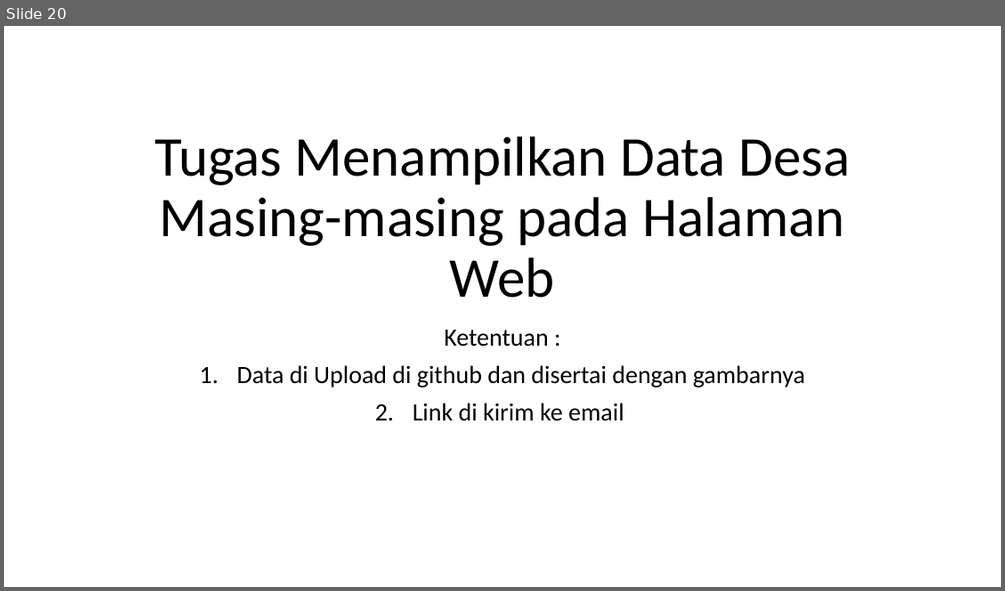
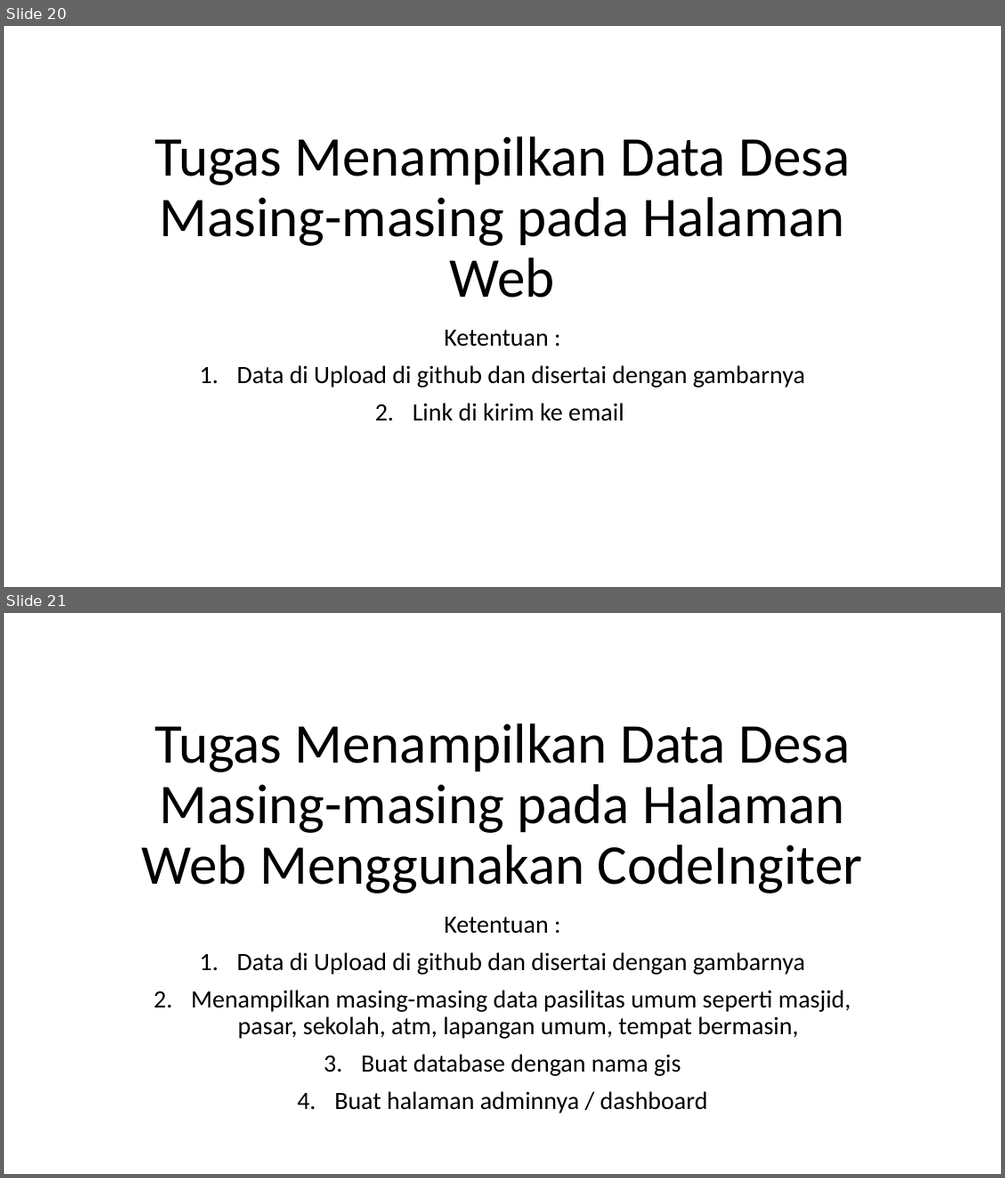
Before and after one commit to jihadul4kbar/Sistem-informasi-geografis, a slide deck: SIG Pertemuan IV.pptx. Shown one above the other, each under a label of ours: slide 20 before the commit, slides 20 and 21 after it. The pictures are 1005x591 and 1005x1178 pixels, drawn with LibreOffice and Linux fonts; fonts in the diff are those of the drawing. Boxes give left, top, right and bottom in pixels: in the first picture for what was removed or moved away, otherwise in the second. Text is boxed around its words. In the diff, an @@ line names an element or a change of style, - is before the commit and + after.

Commit message:
penambahan slide

```diff
--- a/SIG Pertemuan IV.pptx
+++ b/SIG Pertemuan IV.pptx
@@ slide 21 added at (4,613,1001,1174), background #FFFFFF @@
@@ title added at (142,723,863,893), 54 pt, text #000000 @@
+Tugas Menampilkan Data Desa Masing-masing pada Halaman Web Menggunakan CodeIngiter
@@ subtitle added at (191,916,851,1113), 24 pt, text #000000 @@
+Ketentuan :
+1. Data di Upload di github dan disertai dengan gambarnya
+2. Menampilkan masing-masing data pasilitas umum seperti masjid, pasar, sekolah, atm, lapangan umum, tempat bermasin,
+3. Buat database dengan nama gis
+4. Buat halaman adminnya / dashboard
```
